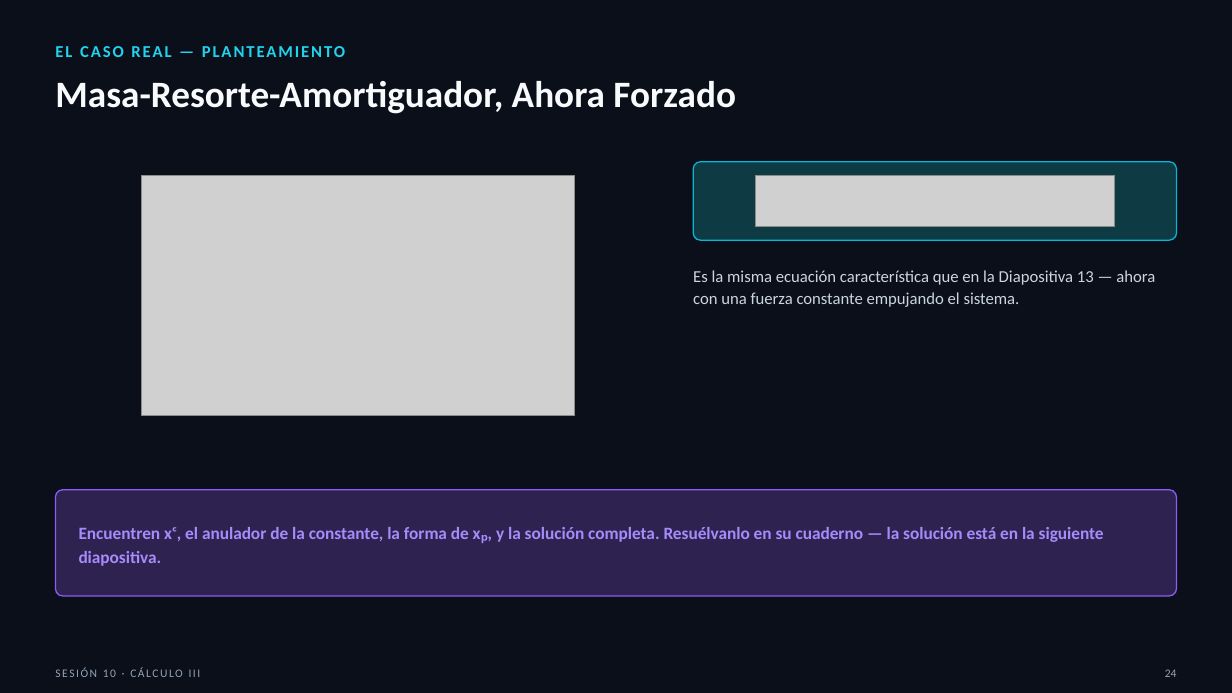
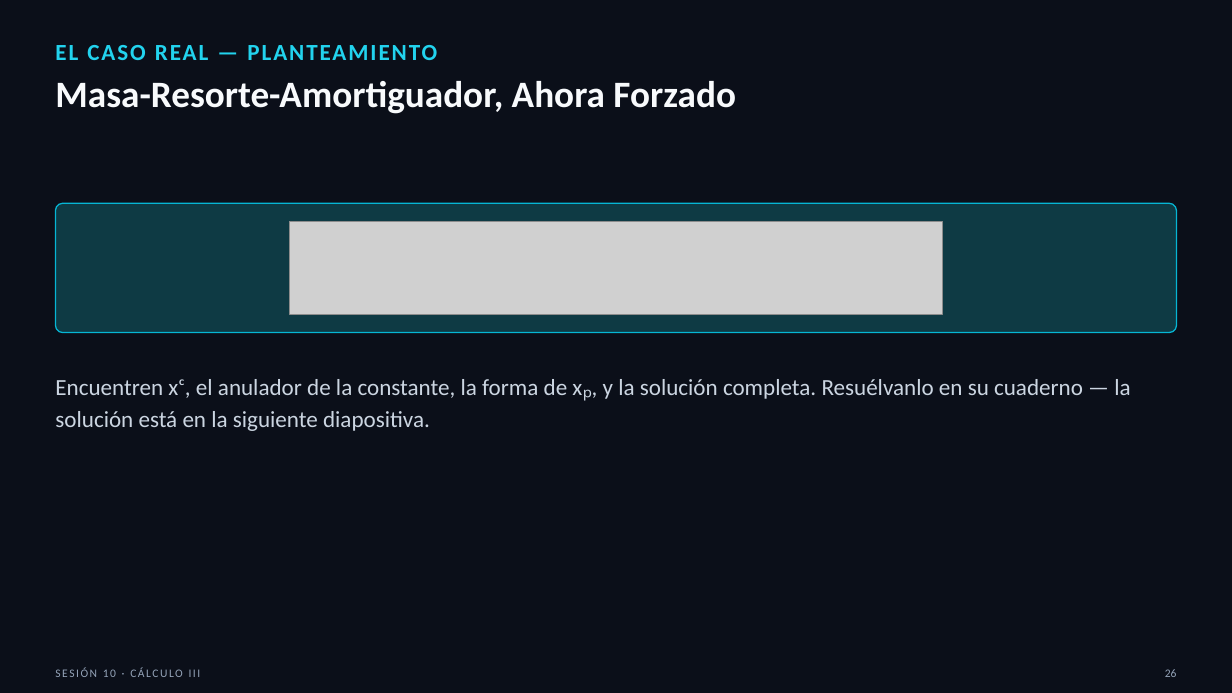
Before and after one commit to SernaEd/FirmsSimulationClass, a slide deck: slide 26 of sesion10/Sesion10_Metodos_de_Solucion.pptx (slide 24 before the commit). Drawn at 1232x693 pixels with LibreOffice and Linux fonts; fonts in the diff are those of the drawing; grey boxes stand for pictures. Boxes give left, top, right and bottom in pixels: in the first picture for what was removed or moved away, otherwise in the second. Text is boxed around its words. In the diff, an @@ line names an element or a change of style, - is before the commit and + after.

```diff
--- a/sesion10/Sesion10_Metodos_de_Solucion.pptx
+++ b/sesion10/Sesion10_Metodos_de_Solucion.pptx
@@ text "EL CASO REAL — PLANTEAMIENTO" at (x1=55, y1=45, x2=437, y2=60): size 13 to 18 pt @@
@@ picture removed at (x1=141, y1=176, x2=575, y2=416) @@
@@ rounded rectangle removed at (x1=693, y1=162, x2=1177, y2=240) @@
@@ rounded rectangle added at (x1=55, y1=203, x2=1177, y2=333), fill #0E3A44, outline #06B6D4 1 pt @@
@@ picture resized from (x1=755, y1=176, x2=1115, y2=226) to (x1=289, y1=222, x2=943, y2=314) @@
@@ text removed at (x1=693, y1=270, x2=1155, y2=307) @@
-Es la misma ecuación característica que en la Diapositiva 13 — ahora con una fuerza constante empujando el sistema.
@@ text "Encuentren xᶜ, el anulador de ..." moved from (x1=79, y1=527, x2=1104, y2=566) to (x1=55, y1=379, x2=1130, y2=431) @@
@@ text "Encuentren xᶜ, el anulador de ..." at (x1=55, y1=379, x2=1130, y2=431): size 13.5 to 18 pt, text colour #A78BFA to #CBD5E1, bold off; line spacing 1.15 to 1.12; vertical alignment middle to top @@
@@ rounded rectangle removed at (x1=55, y1=490, x2=1177, y2=596) @@
@@ text at (x1=1165, y1=669, x2=1177, y2=677): text changed @@
-24
+26
```
Also in this commit, not shown: 26 other slides changed, 2 slides added, 2 other files.
